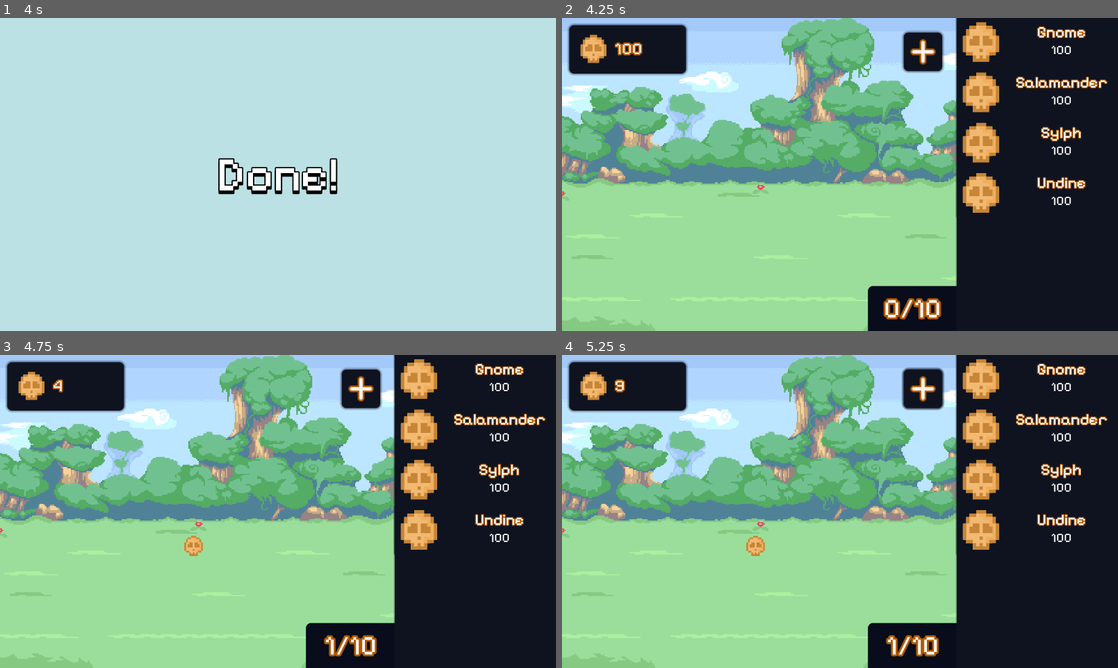
Above: before the commit, frames 1-4 (two rows, left to right).
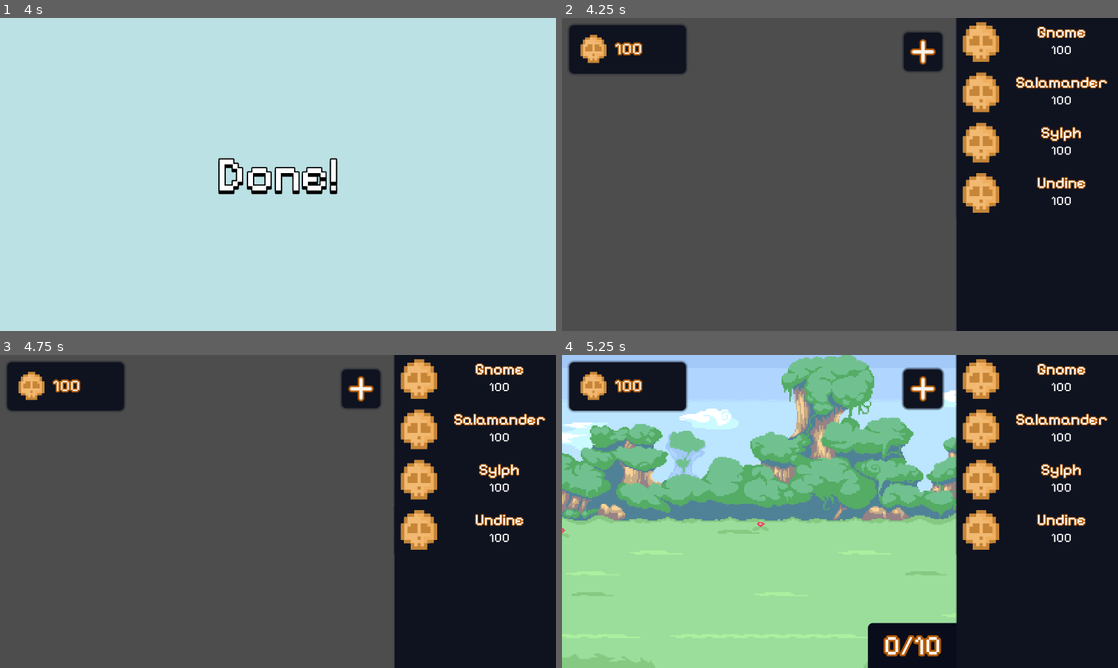
Above: after the commit, the same moments.

Repository: verstraate/monster-daycare
Game: Godot game, scene res://_Scenes/MainMenu/main_menu.tscn
The game is run twice, just before and just after one commit, with the same random seed, the same clock (stepped at 60 frames per second) and the same inputs.
Inputs (mouse positions are in pixels of both pictures, inside the frame that each line leads up to):
- Up to frame 1 (4 s): click (278, 174) at 0.5 s; click (361, 52) at 1.25 s; click "Gnome" at 2 s; click "Salamander" at 2.75 s; click "Sylph" at 3.5 s
- Up to frame 2 (4.25 s): no input
- Up to frame 3 (4.75 s): click "Undine" at 4.25 s
- Up to frame 4 (5.25 s): click (923, 389) at 5 s

Frame 1 is identical in both runs. In frame 2, 67% of the frame differs, in the area x 0-71%, y 0-100%; in frame 3, 67%; in frame 4, 0.9%.
Error after the commit: Out of bounds get index '0' (on base: 'Array[Enclosure]') (res://_Scenes/ShopItem/shop_item.gd:41)

Commit message:
feat: Created save methods on state changing nodes

Diff:
--- a/_Scenes/Enclosure/enclosure.gd
+++ b/_Scenes/Enclosure/enclosure.gd
@@ -37,3 +37,13 @@
 
 func _update_capacity() -> void:
 	_capacity_label.text = "%d/%d" % [monsters.size(), active_enclosure.max_capacity]
+
+func save() -> Dictionary:
+	return {
+		"filename": scene_file_path,
+		"parent": get_parent().get_path(),
+		"pos_x": position.x,
+		"pos_y": position.y,
+		"active_enclosure": active_enclosure,
+		"monsters": monsters,
+	}
--- a/_Scenes/MoneyManager/money_manager.gd
+++ b/_Scenes/MoneyManager/money_manager.gd
@@ -37,3 +37,11 @@
 	adjust_money("-%s" % price)
 
 	return true
+
+func save() -> Dictionary:
+	return {
+		"_money": _money.array_to_num()
+	}
+
+func load_save(data: Dictionary) -> void:
+	_money = IdleNumber.new(data["_money"])
--- a/_Scenes/UI/enclosure_manager.gd
+++ b/_Scenes/UI/enclosure_manager.gd
@@ -20,7 +20,6 @@
 
 func _ready() -> void:
 	_money_manager.tick.timeout.connect(_generate_currency)
-	_add_enclosure()
 
 func _process(_delta: float) -> void:
 	if Input.is_action_just_pressed("press") and not swiping:
@@ -76,5 +75,11 @@
 		for monster in enclosure.monsters:
 			_money_manager.adjust_money(monster.monster_data.base_produce)
 
+func save() -> Dictionary:
+	return {
+		"path": get_path(),
+		"selected_enclosure": selected_enclosure
+	}
+
 func _on_add_enclosure_pressed() -> void:
 	_add_enclosure()
